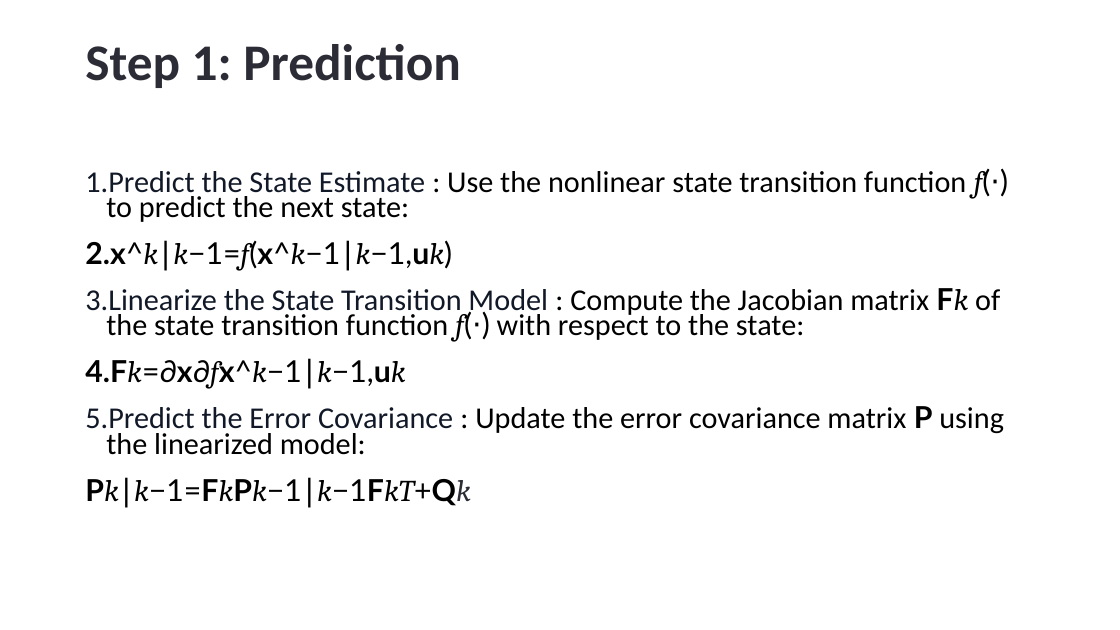
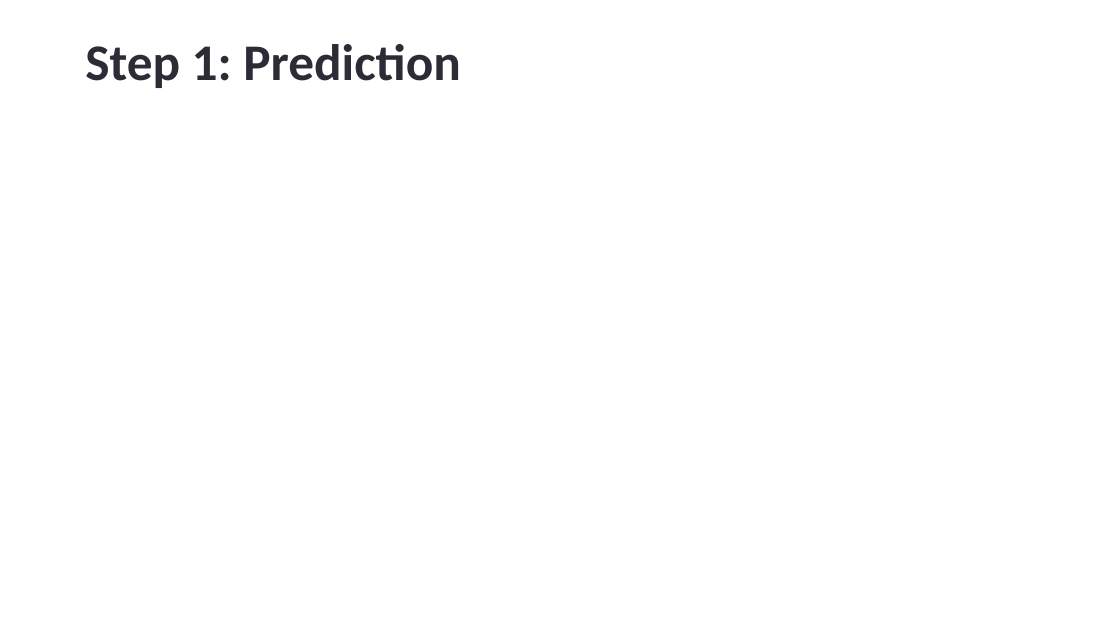
Before and after one commit to DrHammerhead/SoC-estimation, a slide deck: slide 17 of SoC Estimation.pptx. Drawn at 1120x630 pixels with LibreOffice and Linux fonts; fonts in the diff are those of the drawing; grey boxes stand for pictures. Boxes give left, top, right and bottom in pixels: in the first picture for what was removed or moved away, otherwise in the second. Text is boxed around its words. In the diff, an @@ line names an element or a change of style, - is before the commit and + after.

```diff
--- a/SoC Estimation.pptx
+++ b/SoC Estimation.pptx
@@ text removed at <box>85,169,1004,507</box> @@
-1. Predict the State Estimate : Use the nonlinear state transition function f(⋅) to predict the next state:
-2. x^k∣k−1=f(x^k−1∣k−1,uk)
-3. Linearize the State Transition Model : Compute the Jacobian matrix Fk of the state transition function f(⋅) with respect to the state:
-4. Fk=∂x∂fx^k−1∣k−1,uk
-5. Predict the Error Covariance : Update the error covariance matrix P using the linearized model:
-Pk∣k−1=FkPk−1∣k−1FkT+Qk
```
Also in this commit, not shown: 2 other slides changed, 3 slides added, 2 slides removed.
